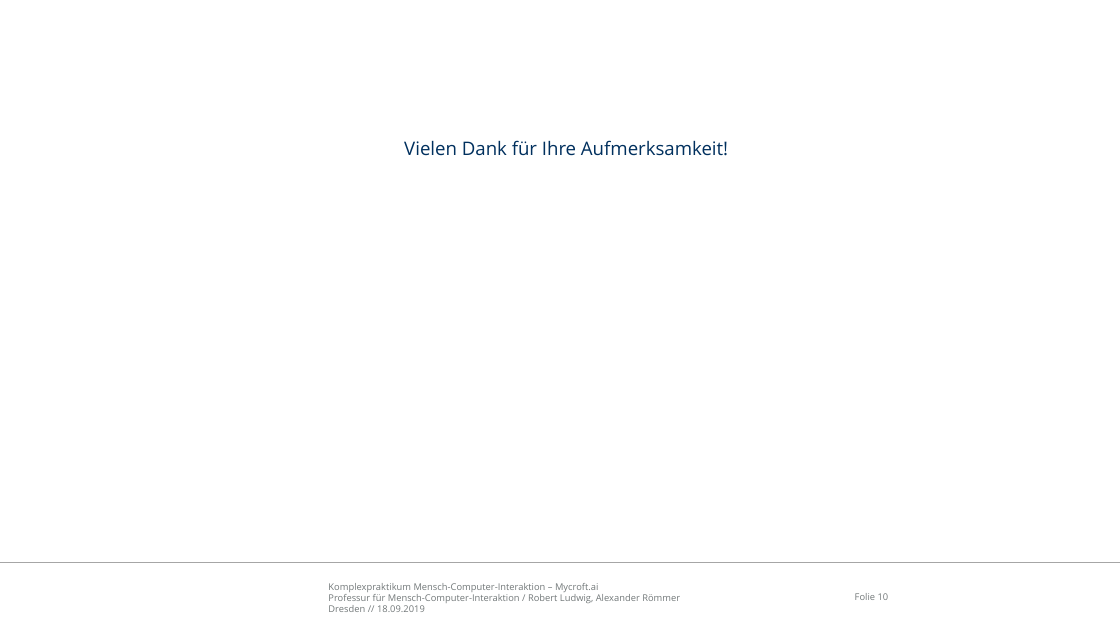
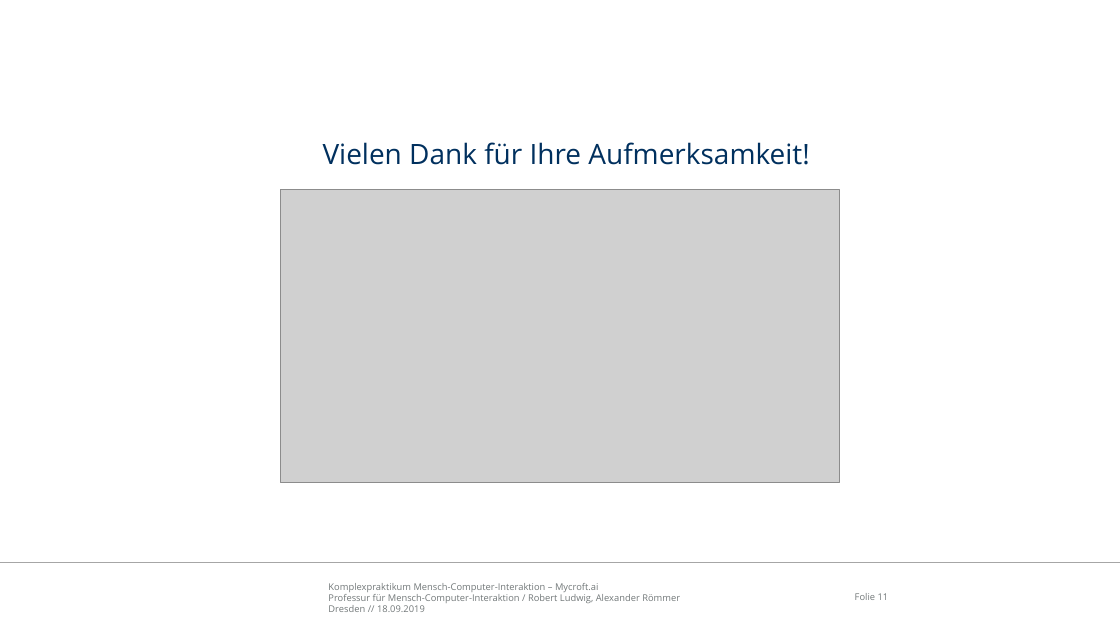
Before and after one commit to MinniFlo/KP-Mycroft, a slide deck: slide 11 of documents/praesentation.pptx (slide 10 before the commit). Drawn at 1120x630 pixels with LibreOffice and Linux fonts; fonts in the diff are those of the drawing; grey boxes stand for pictures; background and template pictures are left out. Boxes give left, top, right and bottom in pixels: in the first picture for what was removed or moved away, otherwise in the second. Text is boxed around its words. In the diff, an @@ line names an element or a change of style, - is before the commit and + after.

```diff
--- a/documents/praesentation.pptx
+++ b/documents/praesentation.pptx
@@ text "Vielen Dank für Ihre Aufmerksamkeit!" at <box>323,142,809,165</box>: size 16 to 24 pt @@
@@ picture added at <box>281,189,839,482</box> @@
@@ page number at <box>855,593,889,600</box>: text changed @@
-Folie 10
+Folie 11
```
Also in this commit, not shown: 4 other slides changed, 1 slide added, 3 other files.
